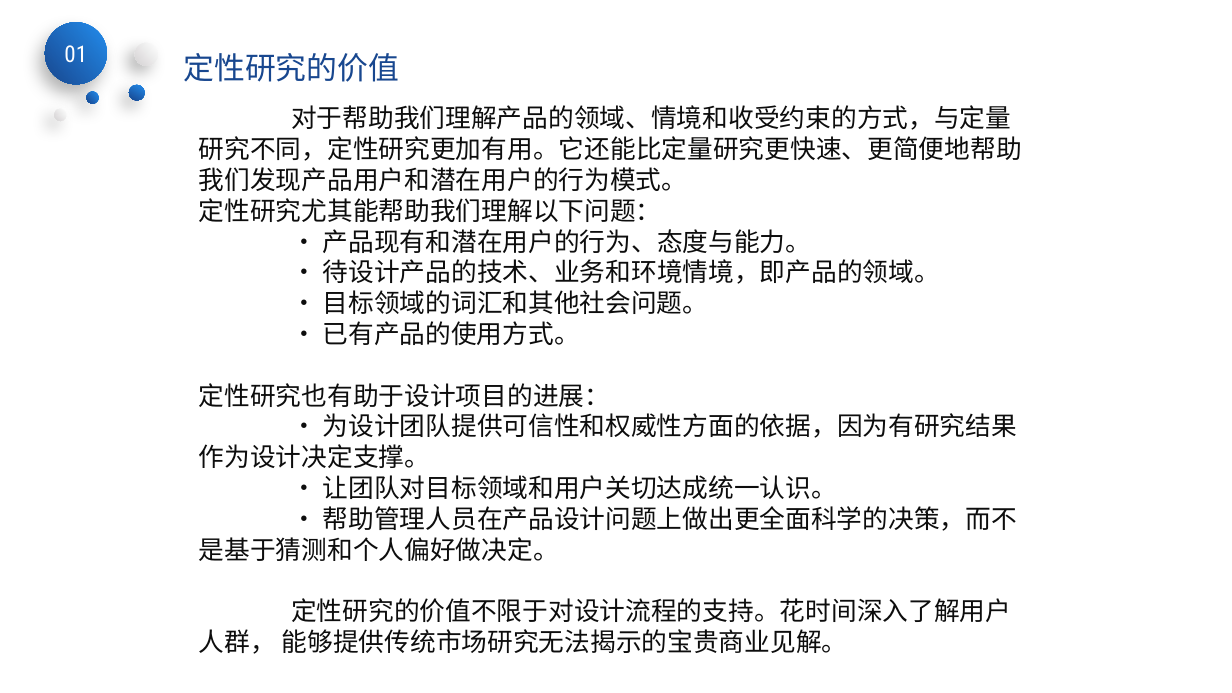
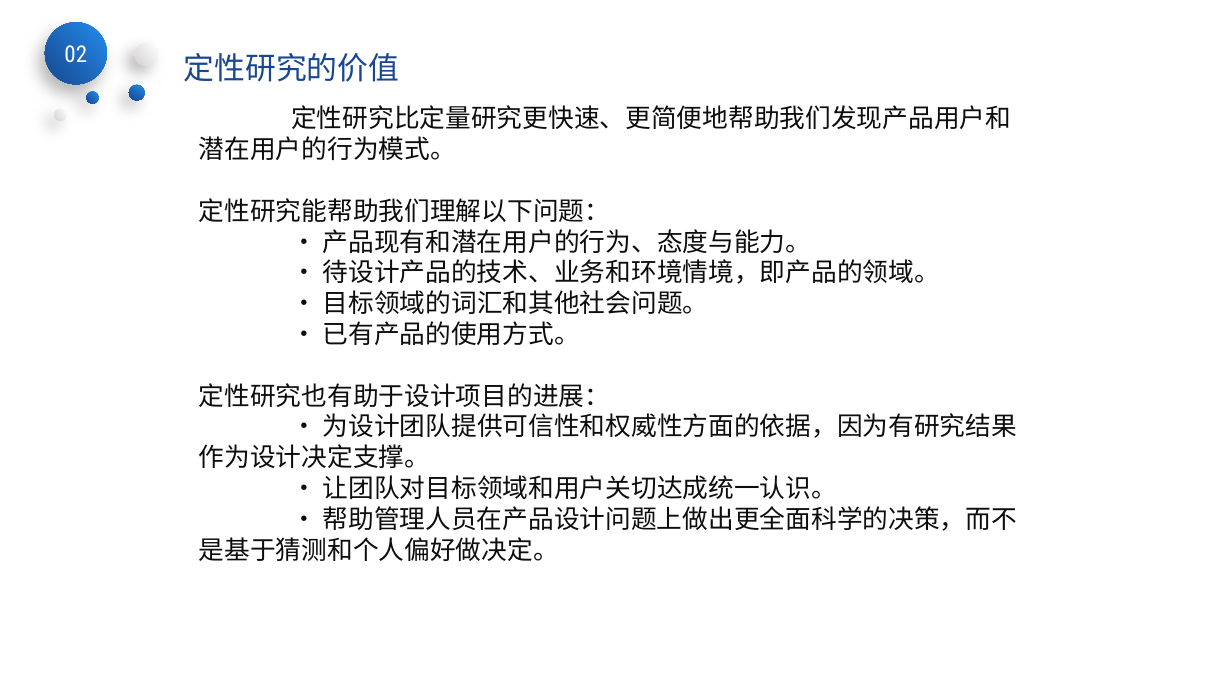
Before and after one commit to SarielX98/PRD2018G14, a slide deck: slide 18 of 受控文档/PPT/PRD2018-G14-界面原型.pptx (slide 6 before the commit). Drawn at 1232x693 pixels with LibreOffice and Linux fonts; fonts in the diff are those of the drawing; background and template pictures are left out. Boxes give left, top, right and bottom in pixels: in the first picture for what was removed or moved away, otherwise in the second. Text is boxed around its words. In the diff, an @@ line names an element or a change of style, - is before the commit and + after.

```diff
--- a/受控文档/PPT/PRD2018-G14-界面原型.pptx
+++ b/受控文档/PPT/PRD2018-G14-界面原型.pptx
@@ text in ellipse at [64,45,87,62]: text changed @@
-01
+02
@@ text at [199,105,1011,222]: text changed @@
-对于帮助我们理解产品的领域、情境和收受约束的方式，与定量研究不同，定性研究更加有用。它还能比定量研究更快速、更简便地帮助我们发现产品用户和潜在用户的行为模式。
-定性研究尤其能帮助我们理解以下问题：
+定性研究比定量研究更快速、更简便地帮助我们发现产品用户和潜在用户的行为模式。
+定性研究能帮助我们理解以下问题：
@@ text at [199,598,1011,654]: paragraph removed @@
-定性研究的价值不限于对设计流程的支持。花时间深入了解用户人群， 能够提供传统市场研究无法揭示的宝贵商业见解。
```
Also in this commit, not shown: 18 other slides changed, 24 slides added, 31 slides removed.
